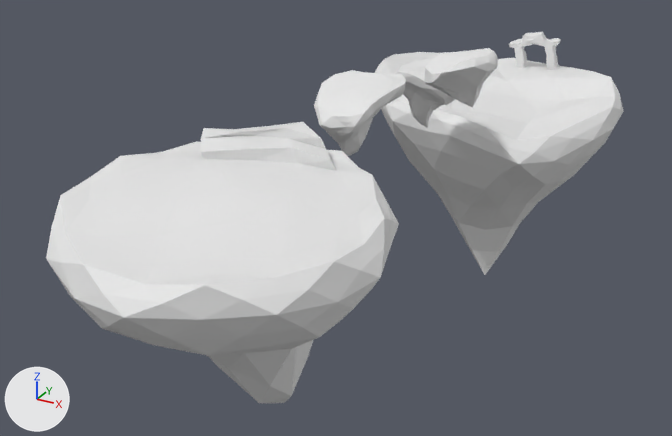
Two versions of the Blender file Assets/Models/Environment/Floating Islands Tutorial.blend, one commit apart.
One viewpoint serves both versions: a 50 mm camera at (31.6, -50.9, 29.1) aimed at (-4.8, 15.2, -4.0). Every picture has the same lights, and +X, +Y and +Z are marked at lower left.

Before the edit, the objects in view are built like this:
```python
ob_flaoting_island_2 = bpy.data.objects.new('Flaoting Island 2', me_icosphere_001)
ob_flaoting_island_2.location = (5.32, 17.77, 10.07)
ob_flaoting_island_2.rotation_euler = (0.157, 0.168, -2.382)  # degrees (9, 9.6, -136)
ob_flaoting_island_2.scale = (1.3, 1.3, 1.3)
ob_floating_island_1 = bpy.data.objects.new('Floating island 1', me_icosphere)
ob_floating_island_1.location = (0.0, 9.85, 8.34)
ob_floating_island_1.rotation_euler = (0.271, -0.0838, 0.293)  # degrees (16, -4.8, 17)
ob_floating_island_1.scale = (2.17, 2.17, 2.17)
ob_floating_island_1_001 = bpy.data.objects.new('Floating island 1.001', me_icosphere_004)
ob_floating_island_1_001.location = (0.0, 23.91, 6.54)
ob_floating_island_1_001.rotation_euler = (-0.139, 0.125, -1.243)  # degrees (-8, 7.2, -71)
ob_floating_island_1_001.scale = (2.17, 2.17, 2.17)
ob_floating_island_large_1 = bpy.data.objects.new('Floating Island Large 1', me_icosphere_002)
ob_floating_island_large_1.location = (0.0, -5.94, 6.75)
ob_floating_island_large_1.scale = (9.85, 9.85, 9.85)
ob_floating_island_large_2 = bpy.data.objects.new('Floating Island Large 2', me_icosphere_003)
ob_floating_island_large_2.location = (0.0, 41.42, 0.68)
ob_floating_island_large_2.scale = (9.47, 9.47, 9.47)
ob_portal = bpy.data.objects.new('Portal', me_cube_002)
ob_portal.location = (1.17, 51.4, 3.65)
ob_portal.rotation_euler = (0.134, -0.159, -0.0213)  # degrees (7.7, -9.1, -1.2)
ob_portal.scale = (0.479, 0.479, 1.44)
```
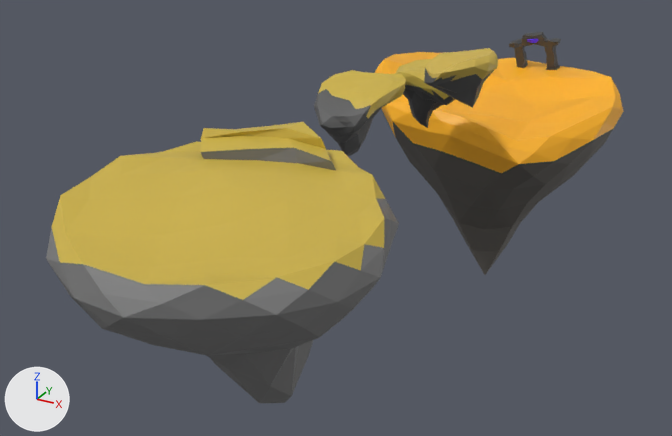
Location of each change, (x1, y1, x2, y2) in pixels of the pictures (672 x 436 px):
part 1 of me_icosphere, recoloured (white to yellow)
    both: (318, 70, 406, 118)
part 2 of me_icosphere, recoloured (white to grey)
    both: (314, 89, 401, 156)
part 3 of me_icosphere_001, recoloured (grey to black)
    both: (424, 68, 494, 108)
part 4 of me_icosphere_001, recoloured (white to yellow)
    both: (425, 48, 498, 81)
part 5 of me_icosphere_002, recoloured (white to yellow)
    both: (52, 122, 385, 300)
part 6 of me_icosphere_002, recoloured
    both: (46, 148, 399, 403)
part 7 of me_icosphere_003, recoloured (white to orange)
    both: (375, 52, 624, 173)
part 8 of me_icosphere_003, recoloured (grey to black)
    both: (381, 108, 614, 275)
part 9 of me_icosphere_004, recoloured (grey to black)
    both: (403, 85, 455, 128)
part 10 of me_icosphere_004, recoloured (white to yellow)
    both: (395, 59, 454, 99)
part 11 of me_cube_002, recoloured
    both: (509, 32, 561, 70)
part 12 of me_cube_002, recoloured
    both: (527, 39, 538, 43)

Patch to the scene script:
```diff
--- a/Assets/Models/Environment/Floating Islands Tutorial.blend.py
+++ b/Assets/Models/Environment/Floating Islands Tutorial.blend.py
@@ mat_material_010 @@
+mat_material_010 = principled_material('Material.010')
+mat_material_010.base_color = (0.0863, 0.0176, 0.8)  # purple #5324e7
@@ mat_material_009 @@
+mat_material_009 = principled_material('Material.009')
+mat_material_009.base_color = (0.0578, 0.0578, 0.0578)  # black #444444
@@ mat_material_007 @@
+mat_material_007 = principled_material('Material.007')
+mat_material_007.base_color = (0.617, 0.451, 0.063)  # yellow #ceb347
@@ mat_material_003 @@
+mat_material_003 = principled_material('Material.003')
+mat_material_003.base_color = (0.055, 0.055, 0.055)  # black #424242
@@ mat_material_004 @@
+mat_material_004 = principled_material('Material.004')
+mat_material_004.base_color = (1.0, 0.456, 0.0117)  # orange #ffb41c
@@ mat_material_008 @@
+mat_material_008 = principled_material('Material.008')
+mat_material_008.base_color = (0.109, 0.0999, 0.0887)  # dark grey #5d5954
@@ mat_rock @@
+mat_rock = principled_material('Rock')
+mat_rock.base_color = (0.184, 0.184, 0.184)  # grey #777777
@@ mat_sand @@
+mat_sand = principled_material('Sand')
+mat_sand.base_color = (0.617, 0.451, 0.0612)  # yellow #ceb346
@@ mat_material_002 @@
+mat_material_002 = principled_material('Material.002')
+mat_material_002.base_color = (0.0908, 0.0908, 0.0908)  # dark grey #555555
@@ mat_material_006 @@
+mat_material_006 = principled_material('Material.006')
+mat_material_006.base_color = (0.61, 0.44, 0.0742)  # yellow #cdb14d
@@ mat_material_001 @@
+mat_material_001 = principled_material('Material.001')
+mat_material_001.base_color = (0.61, 0.445, 0.0612)  # yellow #cdb246
@@ mat_material_005 @@
+mat_material_005 = principled_material('Material.005')
+mat_material_005.base_color = (0.102, 0.102, 0.102)  # dark grey #5a5a5a
@@ me_icosphere @@
 me_icosphere.from_pydata(...)  # 162 vertices, 320 faces; spans x -1.4..1.7, y -1.59..1.38, z -2.05..0.8
 # used by ob_floating_island_1; location = (0.0, 9.85, 8.34); rotation_euler = (0.271, -0.0838, 0.293), in degrees (16, -4.8, 17); scale = (2.17, 2.17, 2.17)
+# me_icosphere part 1: 129 of the faces centred in x -1.26..1.66, y -1.19..1.36, z -0.09..0.79 switch from no material to mat_material_001 (yellow #cdb246)
+# me_icosphere part 2: 191 of the faces centred in x -1.34..1.16, y -1.53..1.24, z -1.97..0.67 switch from no material to mat_material_005 (dark grey #5a5a5a)
@@ me_icosphere_001 @@
 me_icosphere_001.from_pydata(...)  # 162 vertices, 320 faces; spans x -2.09..2.36, y -1.81..2.08, z -2.64..1.04
 # used by ob_flaoting_island_2; location = (5.32, 17.77, 10.07); rotation_euler = (0.157, 0.168, -2.382), in degrees (9, 9.6, -136); scale = (1.3, 1.3, 1.3)
+# me_icosphere_001 part 3: 111 of the faces centred in x -1.6..2.29, y -1.49..1.34, z -2.46..0.28 switch from no material to mat_material_002 (dark grey #555555)
+# me_icosphere_001 part 4: 209 of the faces centred in x -2.09..2.14, y -1.78..2.01, z -0.32..1.03 switch from no material to mat_material_006 (yellow #cdb14d)
@@ me_icosphere_002 @@
 me_icosphere_002.from_pydata(...)  # 178 vertices, 336 faces; spans x -1.11..1.16, y -1.24..0.98, z -1.64..0.26
 # used by ob_floating_island_large_1; location = (0.0, -5.94, 6.75); scale = (9.85, 9.85, 9.85)
+# me_icosphere_002 part 5: 100 of the faces centred in x -1.02..1.05, y -1.03..0.87, z -0.12..0.24 switch from no material to mat_sand (yellow #ceb346)
+# me_icosphere_002 part 6: 236 of the faces centred in x -1.07..1.12, y -1.19..0.93, z -1.56..0.18 switch from no material to mat_rock (grey #777777)
@@ me_icosphere_003 @@
 me_icosphere_003.from_pydata(...)  # 162 vertices, 320 faces; spans x -1.33..1.4, y -1.32..1.36, z -2.14..0.45
 # used by ob_floating_island_large_2; location = (0.0, 41.42, 0.68); scale = (9.47, 9.47, 9.47)
+# me_icosphere_003 part 7: 170 of the faces centred in x -1.3..1.4, y -1.3..1.34, z -0.27..0.41 switch from no material to mat_material_004 (orange #ffb41c)
+# me_icosphere_003 part 8: 150 of the faces centred in x -1.24..1.35, y -1.21..1.26, z -1.93..0.02 switch from no material to mat_material_008 (dark grey #5d5954)
@@ me_icosphere_004 @@
 me_icosphere_004.from_pydata(...)  # 162 vertices, 320 faces; spans x -1.4..1.7, y -1.59..1.38, z -2.05..0.8
 # used by ob_floating_island_1_001; location = (0.0, 23.91, 6.54); rotation_euler = (-0.139, 0.125, -1.243), in degrees (-8, 7.2, -71); scale = (2.17, 2.17, 2.17)
+# me_icosphere_004 part 9: 158 of the faces centred in x -1.18..1.61, y -1.53..1.36, z -1.97..0.37 switch from no material to mat_material_003 (black #424242)
+# me_icosphere_004 part 10: 162 of the faces centred in x -1.34..1.66, y -1.52..1.36, z -0.02..0.79 switch from no material to mat_material_007 (yellow #ceb347)
@@ me_cube_002 @@
 me_cube_002.from_pydata(...)  # 166 vertices, 165 faces; spans x -6.01..6.04, y -1.6..1.33, z -1.3..1.71
 # used by ob_portal; location = (1.17, 51.4, 3.65); rotation_euler = (0.134, -0.159, -0.0213), in degrees (7.7, -9.1, -1.2); scale = (0.479, 0.479, 1.44)
+# me_cube_002 part 11: 157 of the faces centred in x -5.93..5.96, y -1.31..1.33, z -1.3..1.68 switch from no material to mat_material_009 (black #444444)
+# me_cube_002 part 12: all 8 faces centred in x -1.13..1.1, y -1.46..-1.16, z 1.13..1.37 switch from no material to mat_material_010 (purple #5324e7)
```
